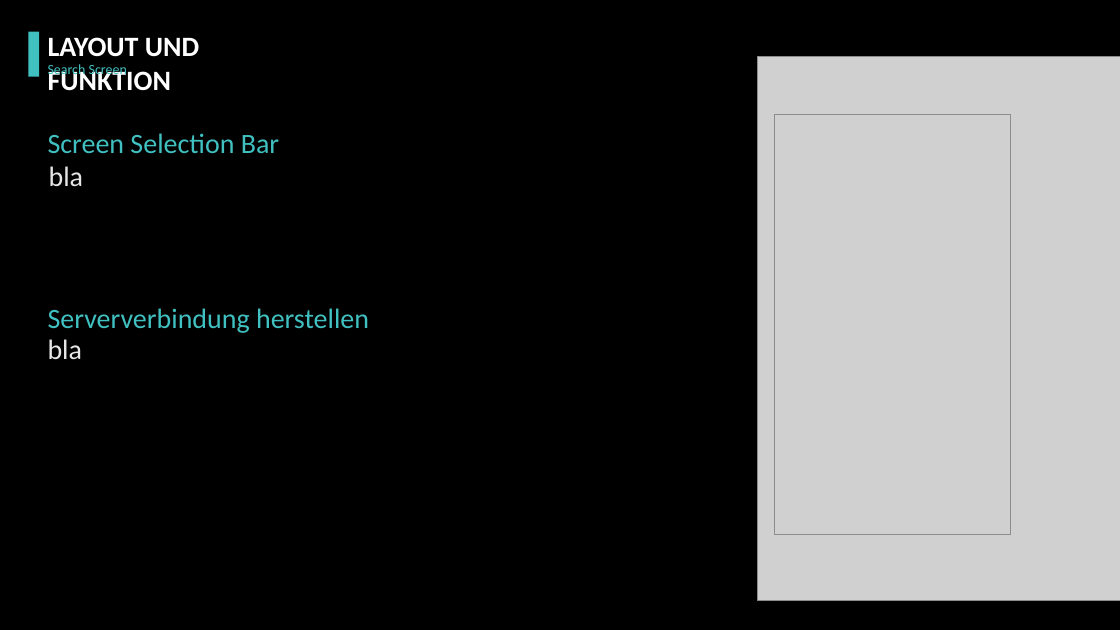
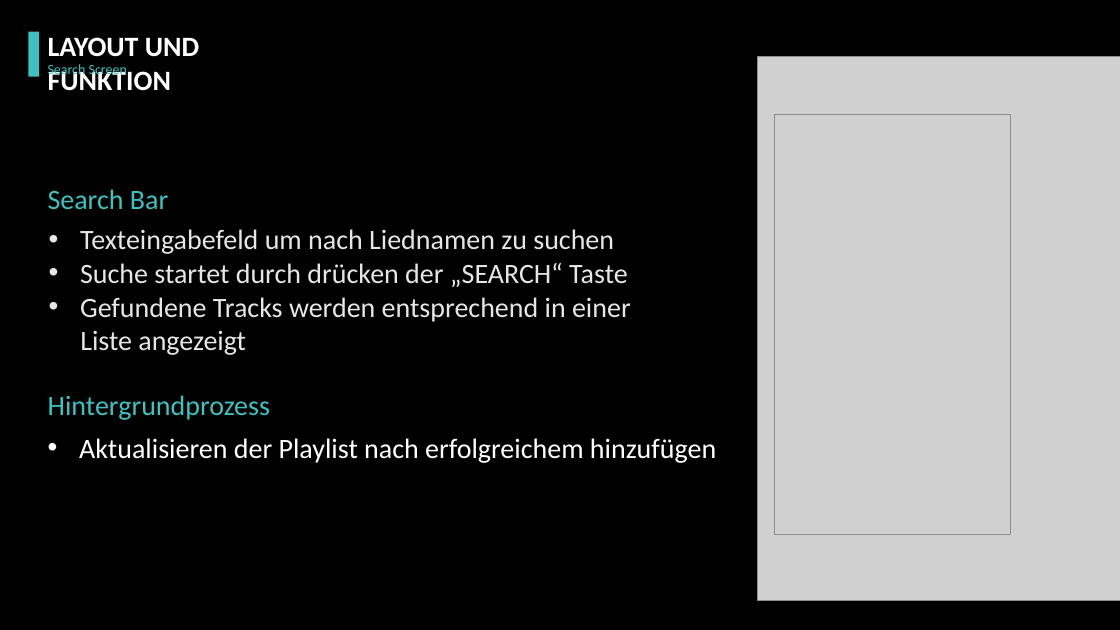
Before and after one commit to pagdot/Jukebox-App, a slide deck: slide 13 of doc/Mobile/Präsentation/Präsentation.pptx. Drawn at 1120x630 pixels with LibreOffice and Linux fonts; fonts in the diff are those of the drawing; grey boxes stand for pictures; background and template pictures are left out. Boxes give left, top, right and bottom in pixels: in the first picture for what was removed or moved away, otherwise in the second. Text is boxed around its words. In the diff, an @@ line names an element or a change of style, - is before the commit and + after.

```diff
--- a/doc/Mobile/Präsentation/Präsentation.pptx
+++ b/doc/Mobile/Präsentation/Präsentation.pptx
@@ text at [48, 189, 168, 209]: text changed @@
-Screen Selection Bar
+Search Bar
@@ text at [80, 229, 631, 355]: text changed @@
-bla
+• Texteingabefeld um nach Liednamen zu suchen
+• Suche startet durch drücken der „SEARCH“ Taste
+• Gefundene Tracks werden entsprechend in einer
+Liste angezeigt
@@ text removed at [48, 308, 369, 333] @@
-Serververbindung herstellen
@@ text removed at [48, 339, 83, 359] @@
-bla
@@ text added at [48, 395, 270, 420], 24 pt, text #40C0C0 @@
+Hintergrundprozess
@@ text added at [79, 438, 716, 463], 24 pt, text #FFFFFF @@
+• Aktualisieren der Playlist nach erfolgreichem hinzufügen
```
Also in this commit, not shown: 5 other slides changed, 3 slides added, 2 slides removed, 1 other file.
